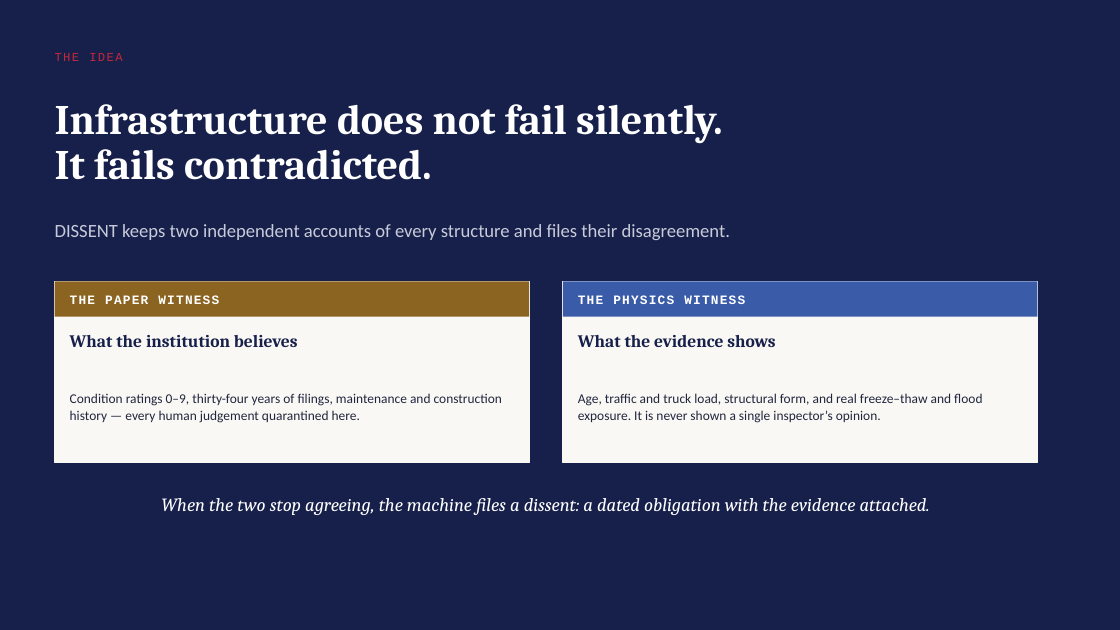
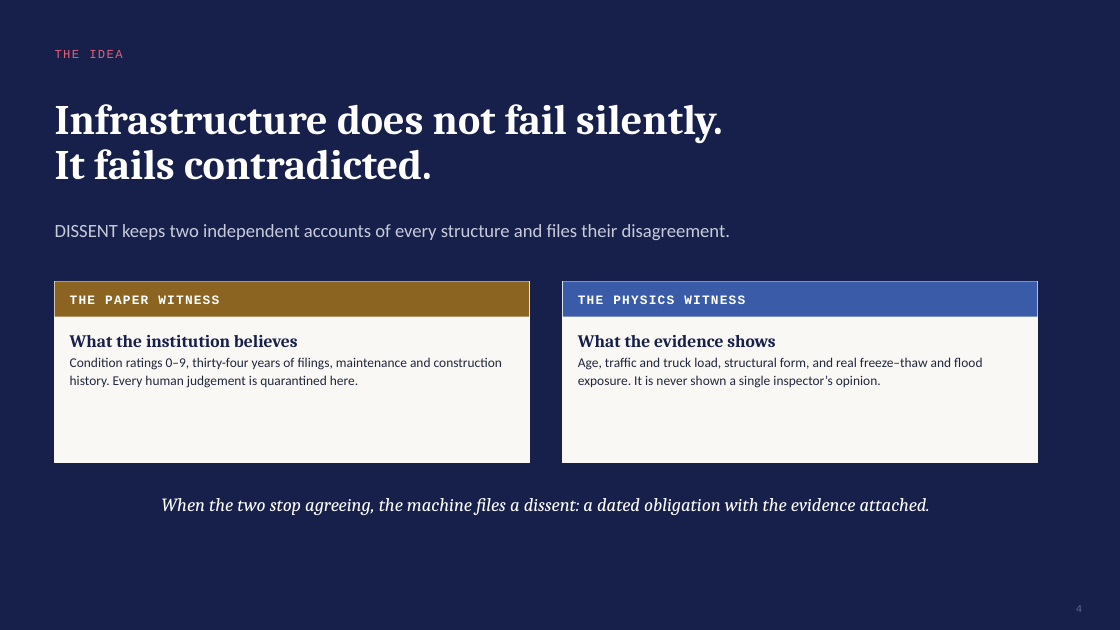
Before and after one commit to ArockiaRajamanickam/dissent, a slide deck: slide 4 of pitch/DISSENT_Nexus_Network_Pitch.pptx. Drawn at 1120x630 pixels with LibreOffice and Linux fonts; fonts in the diff are those of the drawing. Boxes give left, top, right and bottom in pixels: in the first picture for what was removed or moved away, otherwise in the second. Text is boxed around its words. In the diff, an @@ line names an element or a change of style, - is before the commit and + after.

```diff
--- a/pitch/DISSENT_Nexus_Network_Pitch.pptx
+++ b/pitch/DISSENT_Nexus_Network_Pitch.pptx
@@ text "THE IDEA" at [55, 50, 122, 58]: text colour #C6283C to #E4607A; vertical alignment middle to top @@
@@ text "Condition ratings 0–9, thirty-four years ..." at [70, 357, 502, 388]: vertical alignment middle to top @@
@@ text at [70, 357, 502, 388]: text changed @@
-Condition ratings 0–9, thirty-four years of filings, maintenance and construction history — every human judgement quarantined here.
+Condition ratings 0–9, thirty-four years of filings, maintenance and construction history. Every human judgement is quarantined here.
@@ text "Age, traffic and truck load, ...": place and size @@
-text "Age, traffic and truck load, ..." at [578, 393, 982, 423]
+text "Age, traffic and truck load, ..." at [578, 357, 982, 388]
@@ text "Age, traffic and truck load, ..." at [578, 357, 982, 388]: vertical alignment middle to top @@
@@ page number added at [1076, 605, 1082, 612], 9 pt, text #5C6795 @@
+4
```
Also in this commit, not shown: 11 other slides changed, 16 other files.
